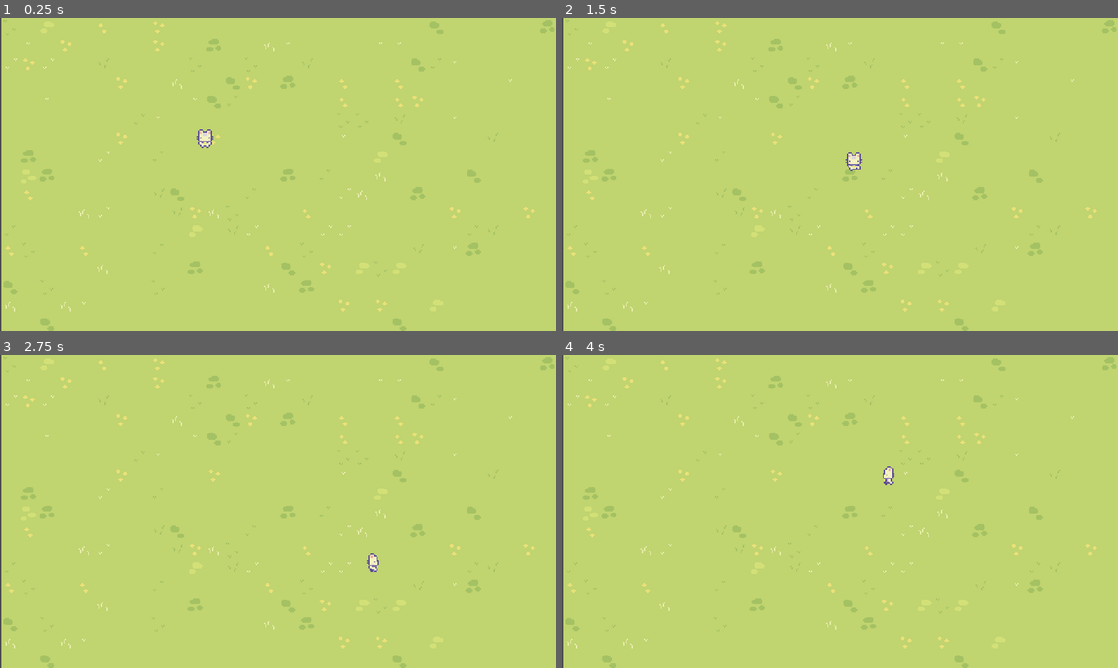
Above: before the commit, frames 1-4 (two rows, left to right).
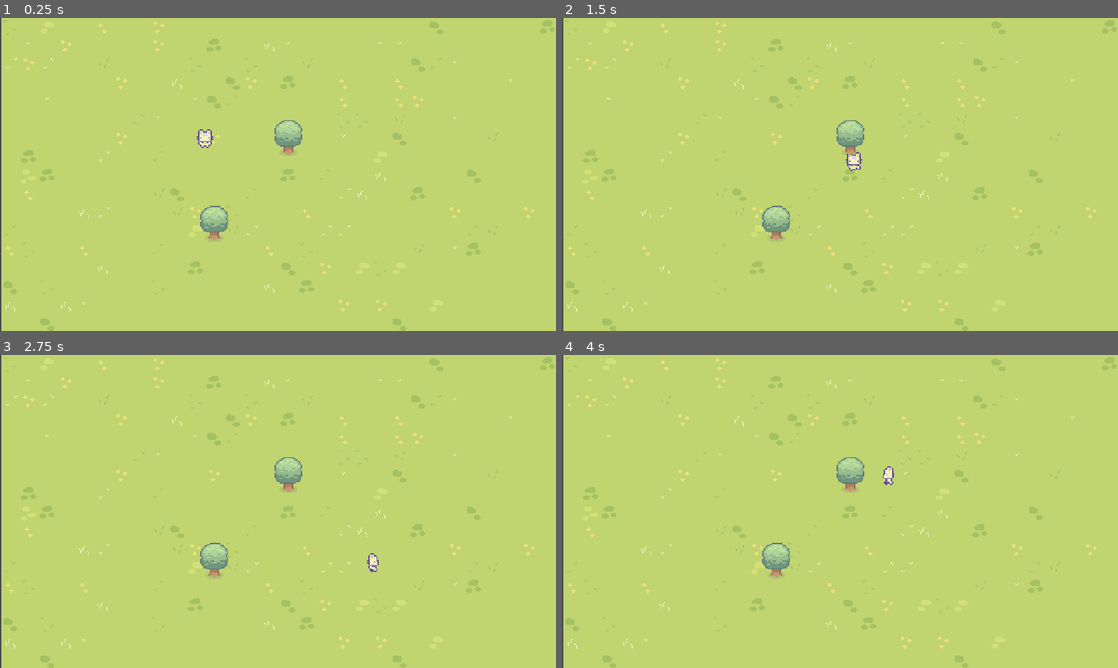
Above: after the commit, the same moments.

Repository: FieldMouser/JustCat
Game: Godot game, scene res://Level/game_level.tscn
The game is run twice, just before and just after one commit, with the same random seed, the same clock (stepped at 60 frames per second) and the same inputs.
Inputs:
- Up to frame 1 (0.25 s): no input
- Up to frame 2 (1.5 s): tap Enter at 0.5 s; hold D (right) 0.53-1.28 s; tap F (f, bound only after the commit) at 0.6, 1.35 s; hold S (down) from 1.28 s (still down)
- Up to frame 3 (2.75 s): release S (down) at 2.03 s; hold D (right) from 2.03 s (still down); tap F (f, bound only after the commit) at 2.1 s
- Up to frame 4 (4 s): release D (right) at 2.78 s; hold W (up) 2.78-3.53 s; tap F (f, bound only after the commit) at 2.85, 3.6 s; hold A (left) from 3.53 s (still down)

The runs differ from the first frame. In frame 1, 0.8% of the frame differs, in the area x 36-55%, y 32-72%; in frame 2, 0.8%; in frame 3, 0.8%; in frame 4, 0.8%.

Commit message:
Added apple trees and apples

Diff:
--- /dev/null
+++ b/Characters/apple_collectable.tscn
@@ -0,0 +1,98 @@
+[gd_scene load_steps=9 format=3 uid="uid://ca061ecfv7yx1"]
+
+[ext_resource type="Script" path="res://Scripts/apple_collectable.gd" id="1_2odhi"]
+[ext_resource type="Texture2D" uid="uid://c27eef4gl4r37" path="res://Art/Objects/Basic_Grass_Biom_things.png" id="1_yh5d2"]
+
+[sub_resource type="AtlasTexture" id="AtlasTexture_bjt6w"]
+atlas = ExtResource("1_yh5d2")
+region = Rect2(32, 32, 16, 16)
+
+[sub_resource type="SpriteFrames" id="SpriteFrames_5a3ns"]
+animations = [{
+"frames": [{
+"duration": 1.0,
+"texture": SubResource("AtlasTexture_bjt6w")
+}],
+"loop": true,
+"name": &"apple",
+"speed": 5.0
+}]
+
+[sub_resource type="Animation" id="Animation_38730"]
+resource_name = "falling_from_tree"
+length = 0.5
+tracks/0/type = "value"
+tracks/0/imported = false
+tracks/0/enabled = true
+tracks/0/path = NodePath("AnimatedSprite2D:position")
+tracks/0/interp = 1
+tracks/0/loop_wrap = true
+tracks/0/keys = {
+"times": PackedFloat32Array(0.0333333, 0.166667, 0.3, 0.4, 0.5),
+"transitions": PackedFloat32Array(1, 1, 1, 1, 1),
+"update": 0,
+"values": [Vector2(0, 0), Vector2(-3, -8), Vector2(-8, -15), Vector2(-15, -8), Vector2(-15, 5)]
+}
+
+[sub_resource type="Animation" id="Animation_leok7"]
+length = 0.001
+tracks/0/type = "value"
+tracks/0/imported = false
+tracks/0/enabled = true
+tracks/0/path = NodePath("AnimatedSprite2D:position")
+tracks/0/interp = 1
+tracks/0/loop_wrap = true
+tracks/0/keys = {
+"times": PackedFloat32Array(0),
+"transitions": PackedFloat32Array(1),
+"update": 0,
+"values": [Vector2(0, 0)]
+}
+tracks/1/type = "value"
+tracks/1/imported = false
+tracks/1/enabled = true
+tracks/1/path = NodePath("AnimatedSprite2D:self_modulate")
+tracks/1/interp = 1
+tracks/1/loop_wrap = true
+tracks/1/keys = {
+"times": PackedFloat32Array(0),
+"transitions": PackedFloat32Array(1),
+"update": 0,
+"values": [Color(1, 1, 1, 1)]
+}
+
+[sub_resource type="Animation" id="Animation_q3dtc"]
+resource_name = "fade"
+length = 0.3
+tracks/0/type = "value"
+tracks/0/imported = false
+tracks/0/enabled = true
+tracks/0/path = NodePath("AnimatedSprite2D:self_modulate")
+tracks/0/interp = 1
+tracks/0/loop_wrap = true
+tracks/0/keys = {
+"times": PackedFloat32Array(0, 0.3),
+"transitions": PackedFloat32Array(1, 1),
+"update": 0,
+"values": [Color(1, 1, 1, 1), Color(1, 1, 1, 0)]
+}
+
+[sub_resource type="AnimationLibrary" id="AnimationLibrary_vwtin"]
+_data = {
+"RESET": SubResource("Animation_leok7"),
+"fade": SubResource("Animation_q3dtc"),
+"falling_from_tree": SubResource("Animation_38730")
+}
+
+[node name="apple_collectable" type="StaticBody2D"]
+script = ExtResource("1_2odhi")
+
+[node name="AnimatedSprite2D" type="AnimatedSprite2D" parent="."]
+scale = Vector2(0.5625, 0.5625)
+sprite_frames = SubResource("SpriteFrames_5a3ns")
+animation = &"apple"
+
+[node name="AnimationPlayer" type="AnimationPlayer" parent="."]
+libraries = {
+"": SubResource("AnimationLibrary_vwtin")
+}
--- /dev/null
+++ b/Characters/apple_tree.tscn
@@ -0,0 +1,56 @@
+[gd_scene load_steps=7 format=3 uid="uid://b58x474156q6r"]
+
+[ext_resource type="Script" path="res://Scripts/apple_tree.gd" id="1_h3ldw"]
+[ext_resource type="Texture2D" uid="uid://c27eef4gl4r37" path="res://Art/Objects/Basic_Grass_Biom_things.png" id="2_iflpi"]
+
+[sub_resource type="AtlasTexture" id="AtlasTexture_64byv"]
+atlas = ExtResource("2_iflpi")
+region = Rect2(48, 0, 32, 32)
+
+[sub_resource type="AtlasTexture" id="AtlasTexture_8bpam"]
+atlas = ExtResource("2_iflpi")
+region = Rect2(16, 0, 32, 32)
+
+[sub_resource type="SpriteFrames" id="SpriteFrames_hh1y5"]
+animations = [{
+"frames": [{
+"duration": 1.0,
+"texture": SubResource("AtlasTexture_64byv")
+}],
+"loop": true,
+"name": &"apples",
+"speed": 0.0
+}, {
+"frames": [{
+"duration": 1.0,
+"texture": SubResource("AtlasTexture_8bpam")
+}],
+"loop": true,
+"name": &"no apples",
+"speed": 0.0
+}]
+
+[sub_resource type="CircleShape2D" id="CircleShape2D_0sea3"]
+radius = 36.0139
+
+[node name="apple_tree" type="Node2D"]
+script = ExtResource("1_h3ldw")
+
+[node name="AnimatedSprite2D" type="AnimatedSprite2D" parent="."]
+sprite_frames = SubResource("SpriteFrames_hh1y5")
+animation = &"no apples"
+
+[node name="packable_area" type="Area2D" parent="."]
+
+[node name="CollisionShape2D" type="CollisionShape2D" parent="packable_area"]
+shape = SubResource("CircleShape2D_0sea3")
+
+[node name="growth_timer" type="Timer" parent="."]
+wait_time = 5.0
+one_shot = true
+
+[node name="Marker2D" type="Marker2D" parent="."]
+
+[connection signal="body_entered" from="packable_area" to="." method="_on_packable_area_body_entered"]
+[connection signal="body_exited" from="packable_area" to="." method="_on_packable_area_body_exited"]
+[connection signal="timeout" from="growth_timer" to="." method="_on_growth_timer_timeout"]
--- a/Level/game_level.tscn
+++ b/Level/game_level.tscn
@@ -1,8 +1,9 @@
-[gd_scene load_steps=7 format=3 uid="uid://bjkh565sqa88b"]
+[gd_scene load_steps=8 format=3 uid="uid://bjkh565sqa88b"]
 
 [ext_resource type="PackedScene" uid="uid://du3wroeggaat" path="res://Characters/player.tscn" id="1_vn4cr"]
 [ext_resource type="Texture2D" uid="uid://c0hb5pl56qi85" path="res://Art/Tilesets/Hills.png" id="2_77q8u"]
 [ext_resource type="Texture2D" uid="uid://dpkrhxeeo15pu" path="res://Art/Tilesets/Grass.png" id="3_tqow6"]
+[ext_resource type="PackedScene" uid="uid://b58x474156q6r" path="res://Characters/apple_tree.tscn" id="4_4bnac"]
 
 [sub_resource type="TileSetAtlasSource" id="TileSetAtlasSource_pwnmt"]
 texture = ExtResource("2_77q8u")
@@ -166,3 +167,9 @@
 layer_0/tile_data = PackedInt32Array(0, 131074, 5, 65537, 131074, 6, 65538, 65538, 1, 393218, 65538, 1, 262147, 65538,  …(11756 unchanged characters)…
 layer_1/name = "2"
 layer_2/name = "3"
+
+[node name="apple_tree" parent="." instance=ExtResource("4_4bnac")]
+position = Vector2(249, 103)
+
+[node name="apple_tree2" parent="." instance=ExtResource("4_4bnac")]
+position = Vector2(185, 177)
--- /dev/null
+++ b/Scripts/apple_collectable.gd
@@ -0,0 +1,13 @@
+extends StaticBody2D
+
+
+# Called when the node enters the scene tree for the first time.
+func _ready() -> void:
+	fall_from_tree()
+
+func fall_from_tree():
+	$AnimationPlayer.play("falling_from_tree") # запускается анимация падения
+	await get_tree().create_timer(1.5).timeout # создается таймер на полторы секунды
+	$AnimationPlayer.play("fade") # запускается анимация исчезновения
+	await get_tree().create_timer(0.3).timeout # создается таймер на 0.3 секунды
+	queue_free() # объект удаляется
--- /dev/null
+++ b/Scripts/apple_tree.gd
@@ -0,0 +1,49 @@
+extends Node2D
+
+var state = false # состояние дерева (я яблоками или нет)
+var player_in_area = false # проверка наличия игрока в радиусе packable_area
+
+var apple = preload("res://Characters/apple_collectable.tscn")
+# Called when the node enters the scene tree for the first time.
+func _ready():
+	# Если нет яблок, то при сосздании сцены запустит таймер
+	if state == false:
+		$growth_timer.start()
+
+func _process(delta):
+	# Если state = false, запустит анимацию с отсутствием яблок
+	if state == false:
+		$AnimatedSprite2D.play("no apples")
+	else:
+		$AnimatedSprite2D.play("apples") # Запускает анимацию с яблоками
+		if player_in_area: # Если player_in_area == true, при нажатии f сделает то, что ниже
+			if Input.is_action_just_pressed("f"):
+				state = false
+				drop_apple()
+
+
+func _on_packable_area_body_entered(body: Node2D) -> void: # Когда игрок входит в область
+	if body.has_method("player"):
+		player_in_area = true
+
+func _on_packable_area_body_exited(body: Node2D) -> void: # Когда игрок выходит из области
+	if body.has_method("player"):
+		player_in_area = false
+
+func _on_growth_timer_timeout() -> void: # Когда таймер прошел
+	if !state:
+		state = true
+
+func drop_apple():
+	var apple_instance = apple.instantiate()
+	apple_instance.global_position = $Marker2D.global_position
+	get_parent().add_child(apple_instance)
+
+	await get_tree().create_timer(3).timeout
+	$growth_timer.start()
+
+	# Создание экземпляра яблока: var apple_instance = apple.instantiate() создает новый экземпляр объекта apple, который, скорее всего, представляет собой сцену или префаб яблока.
+	# Установка позиции: apple_instance.global_position = $Marker2D.global_position устанавливает глобальную позицию созданного экземпляра яблока на позицию узла Marker2D. Это значит, что яблоко появится в той же точке, где находится этот узел.
+	# Добавление в сцену: get_parent().add_child(apple_instance) добавляет экземпляр яблока в родительский узел текущего скрипта, делая его частью иерархии сцены.
+	# Ожидание 3 секунды: await get_tree().create_timer(3).timeout создает таймер на 3 секунды и ожидает его завершения. Это значит, что выполнение кода временно приостанавливается на это время.
+	# Запуск таймера роста: После истечения 3 секунд вызывается $growth_timer.start(), который, вероятно, запускает какой-то процесс роста (например, увеличивает размер яблока или инициирует его созревание).
--- a/Scripts/player.gd
+++ b/Scripts/player.gd
@@ -4,6 +4,9 @@
 var player_state = "idle"
 var player_direction = "down"
 
+
+func player(): # Просто метод игрока, нужен для взаимодействия с объектами
+	pass
 
 func _physics_process(delta):
 	var direction = Input.get_vector("left", "right", "up", "down");
--- a/project.godot
+++ b/project.godot
@@ -44,6 +44,11 @@
 "events": [Object(InputEventKey,"resource_local_to_scene":false,"resource_name":"","device":0,"window_id":0,"alt_presse …(189 unchanged characters)…
 ]
 }
+f={
+"deadzone": 0.5,
+"events": [Object(InputEventKey,"resource_local_to_scene":false,"resource_name":"","device":-1,"window_id":0,"alt_pressed":false,"shift_pressed":false,"ctrl_pressed":false,"meta_pressed":false,"pressed":false,"keycode":0,"physical_keycode":70,"key_label":0,"unicode":102,"location":0,"echo":false,"script":null)
+]
+}
 
 [rendering]
 
